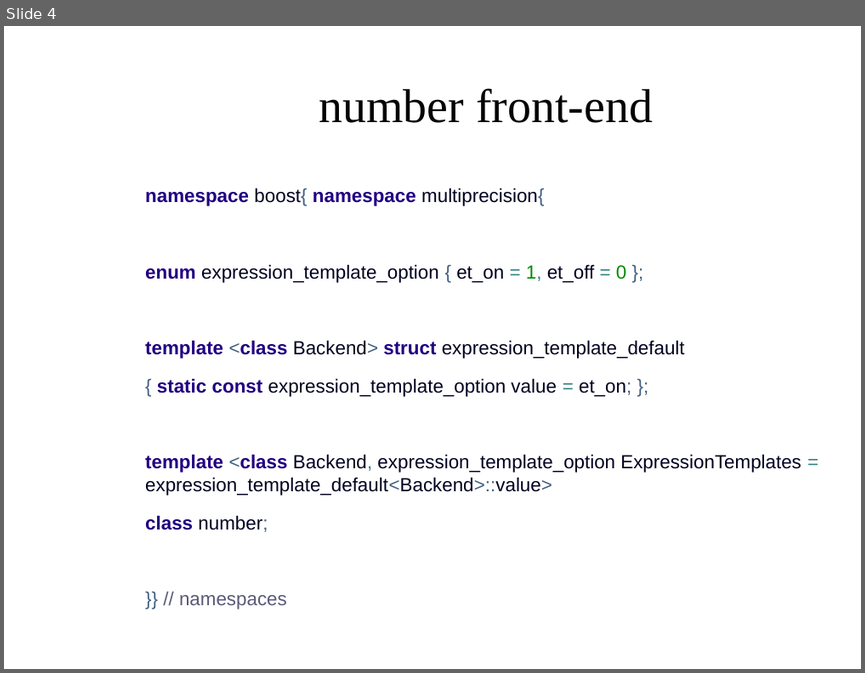
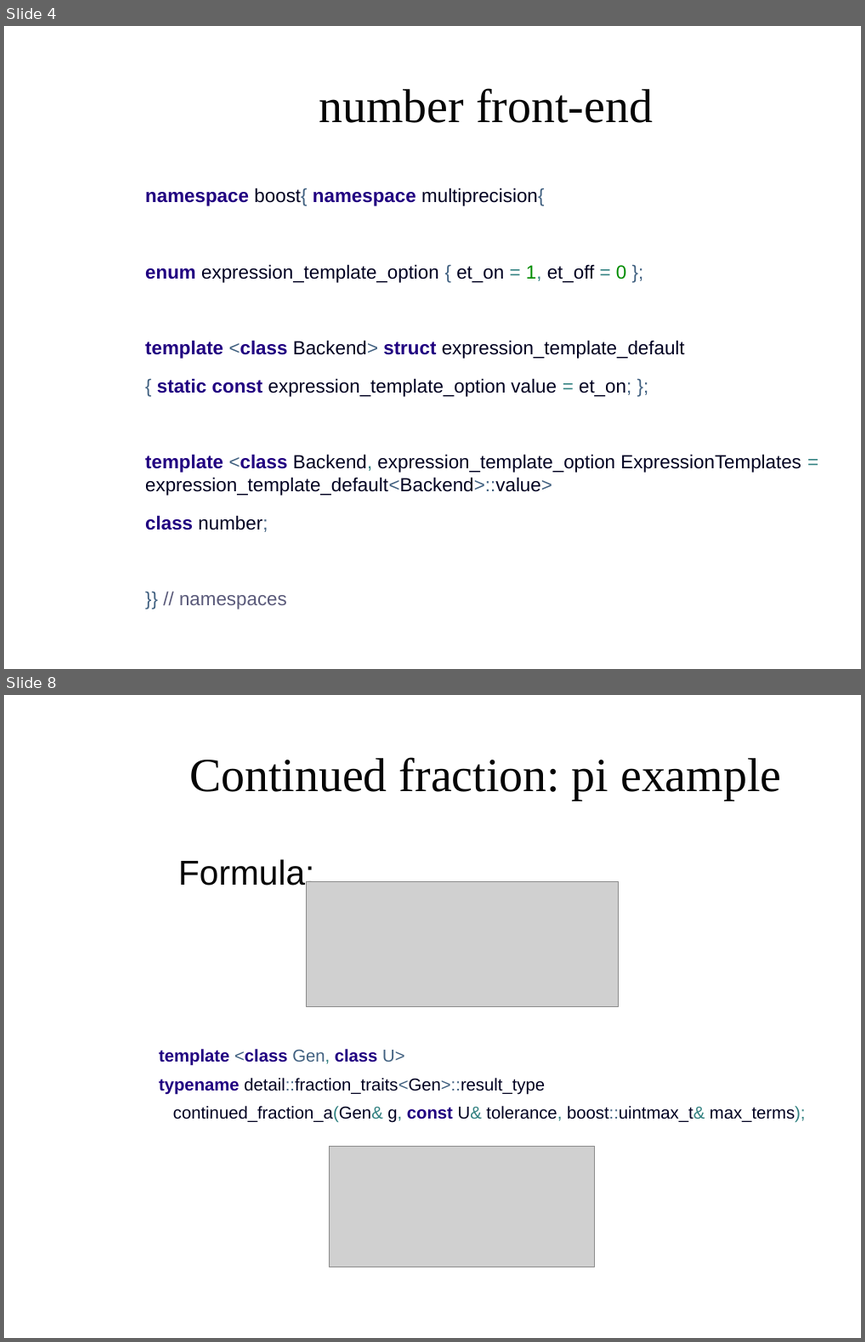
Before and after one commit to AntonBikineev/gmp_presentation_examples, a slide deck: GMPpresentation.odp. Shown one above the other, each under a label of ours: slide 4 before the commit, slides 4 and 8 after it; the slides between them are not shown. The pictures are 865x673 and 865x1342 pixels, drawn with LibreOffice and Linux fonts; fonts in the diff are those of the drawing; grey boxes stand for pictures; background and template pictures are left out. Boxes give left, top, right and bottom in pixels: in the first picture for what was removed or moved away, otherwise in the second. Text is boxed around its words. In the diff, an @@ line names an element or a change of style, - is before the commit and + after.

```diff
--- a/GMPpresentation.odp
+++ b/GMPpresentation.odp
@@ slide 8 added at <box>4,695,861,1338</box>, background picture (left out) @@
@@ title added at <box>189,757,781,800</box>, 44 pt, text #050505 @@
+Continued fraction: pi example
@@ text added at <box>178,859,314,891</box>, 32 pt, text #050505 @@
+Formula:
@@ picture added at <box>307,882,619,1007</box> @@
@@ text added at <box>159,1049,806,1123</box>, 16 pt, text #000020 @@
+template <class Gen, class U>
+typename detail::fraction_traits<Gen>::result_type
+continued_fraction_a(Gen& g, const U& tolerance, boost::uintmax_t& max_terms);
@@ picture added at <box>329,1146,595,1266</box> @@
```
Also in this commit, not shown: 9 slides changed, 4 other slides added, 1 slide removed, 2 other files.
